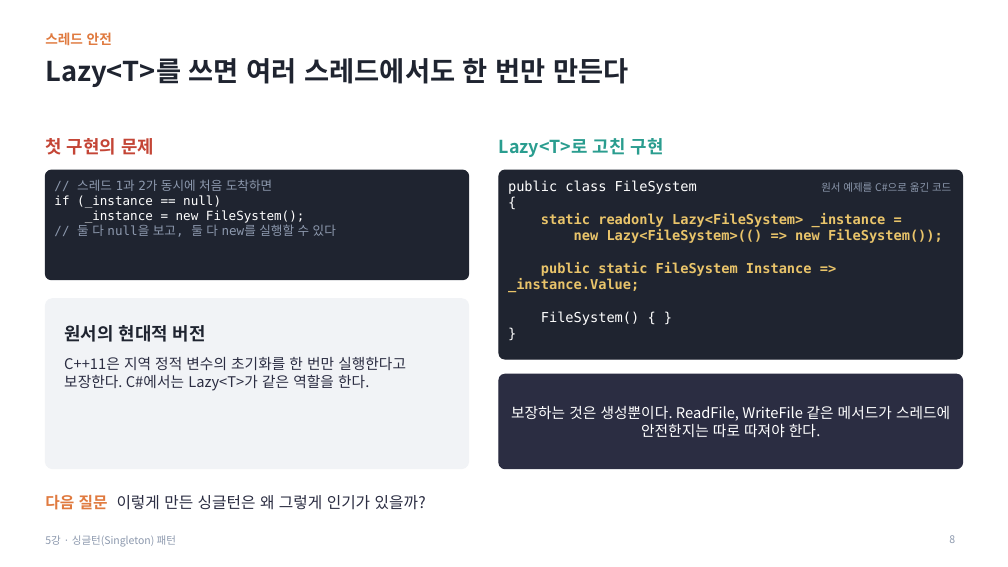
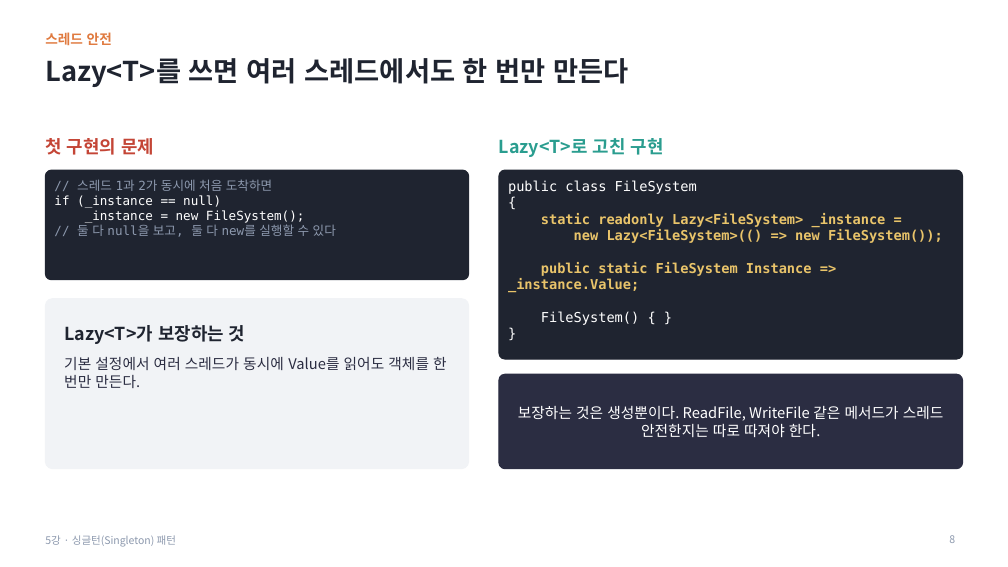
Before and after one commit to Meerkat-GMD/MiniTactics_Student, a slide deck: slide 8 of MiniTactics_Student_Lesson5/05차시_싱글턴_패턴_수업자료.pptx. Drawn at 1008x567 pixels with LibreOffice and Linux fonts; fonts in the diff are those of the drawing. Boxes give left, top, right and bottom in pixels: in the first picture for what was removed or moved away, otherwise in the second. Text is boxed around its words. In the diff, an @@ line names an element or a change of style, - is before the commit and + after.

```diff
--- a/MiniTactics_Student_Lesson5/05차시_싱글턴_패턴_수업자료.pptx
+++ b/MiniTactics_Student_Lesson5/05차시_싱글턴_패턴_수업자료.pptx
@@ text removed at box(821, 182, 951, 192) @@
-원서 예제를 C#으로 옮긴 코드
@@ text at box(64, 325, 245, 344): text changed @@
-원서의 현대적 버전
+Lazy<T>가 보장하는 것
@@ text at box(64, 357, 447, 388): text changed @@
-C++11은 지역 정적 변수의 초기화를 한 번만 실행한다고 보장한다. C#에서는 Lazy<T>가 같은 역할을 한다.
+기본 설정에서 여러 스레드가 동시에 Value를 읽어도 객체를 한 번만 만든다.
@@ text at box(518, 406, 944, 437): text changed @@
-보장하는 것은 생성뿐이다. ReadFile, WriteFile 같은 메서드가 스레드에 안전한지는 따로 따져야 한다.
+보장하는 것은 생성뿐이다. ReadFile, WriteFile 같은 메서드가 스레드 안전한지는 따로 따져야 한다.
@@ text removed at box(45, 495, 426, 510) @@
-다음 질문 이렇게 만든 싱글턴은 왜 그렇게 인기가 있을까?
```
Also in this commit, not shown: 32 other slides changed, 11 other files.
